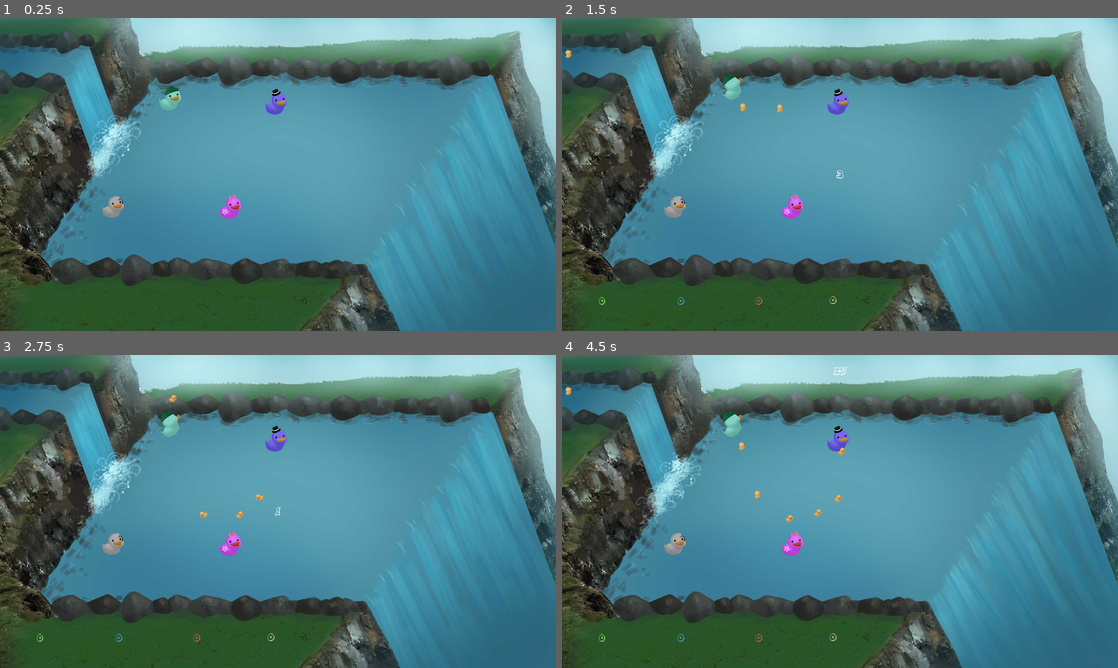
Above: before the commit, frames 1-4 (two rows, left to right).
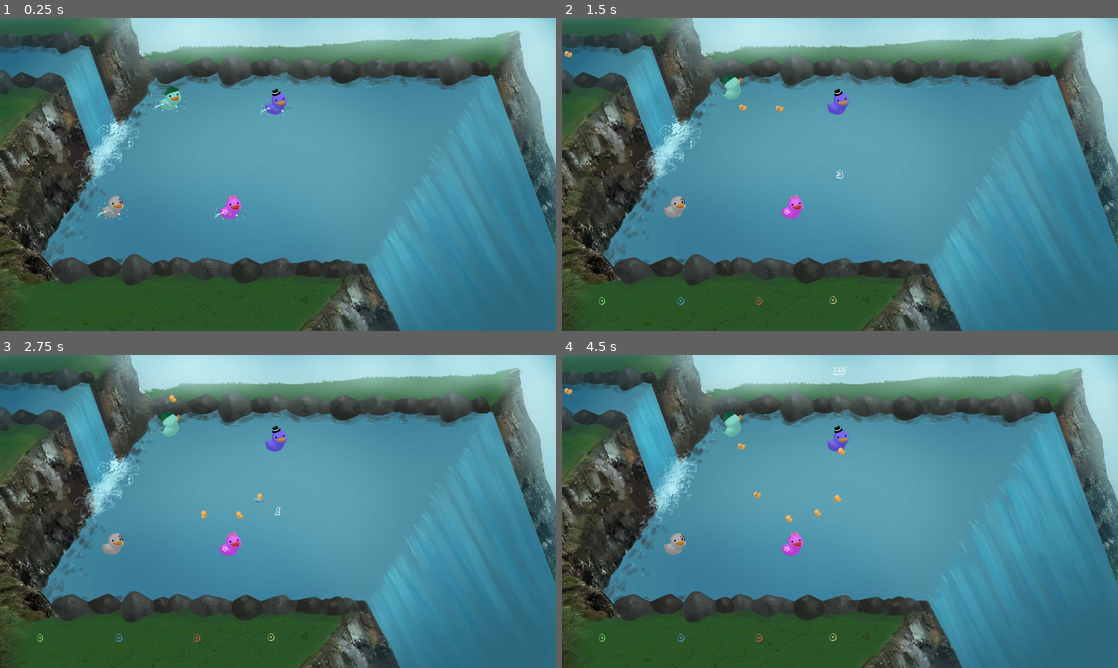
Above: after the commit, the same moments.

Repository: TeamAwesomeTOJam/ducks
Game: Godot game, scene res://Game.tscn
The game is run twice, just before and just after one commit, with the same random seed, the same clock (stepped at 60 frames per second) and the same inputs.
Inputs:
- Up to frame 1 (0.25 s): no input
- Up to frame 2 (1.5 s): tap Enter (p0duck) at 0.5, 0.6, 1.35 s; hold Up (ui_up) 0.53-1.28 s
- Up to frame 3 (2.75 s): hold Up (ui_up) from 2.03 s (still down); tap Enter (p0duck) at 2.1 s
- Up to frame 4 (4.5 s): tap Enter (p0duck) at 2.85, 3.6, 4.35 s; release Up (ui_up) at 3.53 s

The runs differ from the first frame. In frame 1, 1.5% of the frame differs, in the area x 0-92%, y 17-100%; in frame 2, 1.5%; in frame 3, 1.5%; in frame 4, 1.6%, in the area x 0-92%, y 10-100%.

Commit message:
Added splash animation and bottom rocks overlay

Diff:
--- a/Duck.gd
+++ b/Duck.gd
@@ -1,6 +1,6 @@
 extends RigidBody2D
 
-
+export (PackedScene) var Splash
 var state
 var scoring_timer
 var spawn_destination
@@ -128,6 +128,12 @@
     self.set_collision_layer(DEFAULT_COLLISION_LAYER)
     state = STATE.Playing if !is_post_game else STATE.PostGame
 
+    var splash = Splash.instance()
+    splash.position = Vector2()
+    splash.scale = Vector2(0.4, 0.4)
+    splash.z_index = position.y + 1
+    self.add_child(splash)
+
 func set_collision_stuff(mask, layer):
     self.set_collision_mask(mask)
     self.set_collision_layer(layer)
--- a/Duck.tscn
+++ b/Duck.tscn
@@ -1,15 +1,16 @@
-[gd_scene load_steps=8 format=2]
+[gd_scene load_steps=9 format=2]
 
 [ext_resource path="res://Duck.gd" type="Script" id=1]
-[ext_resource path="res://Art/Duck/teamawesome_lilduck_right.png" type="Texture" id=2]
-[ext_resource path="res://Art/Duck/teamawesome_lilduck_up.png" type="Texture" id=3]
-[ext_resource path="res://Art/Duck/teamawesome_lilduck_left.png" type="Texture" id=4]
-[ext_resource path="res://Art/Duck/teamawesome_lilduck_down.png" type="Texture" id=5]
+[ext_resource path="res://Splash.tscn" type="PackedScene" id=2]
+[ext_resource path="res://Art/Duck/teamawesome_lilduck_right.png" type="Texture" id=3]
+[ext_resource path="res://Art/Duck/teamawesome_lilduck_up.png" type="Texture" id=4]
+[ext_resource path="res://Art/Duck/teamawesome_lilduck_left.png" type="Texture" id=5]
+[ext_resource path="res://Art/Duck/teamawesome_lilduck_down.png" type="Texture" id=6]
 
 [sub_resource type="SpriteFrames" id=1]
 
 animations = [ {
-"frames": [ ExtResource( 2 ), ExtResource( 3 ), ExtResource( 4 ), ExtResource( 5 ) ],
+"frames": [ ExtResource( 3 ), ExtResource( 4 ), ExtResource( 5 ), ExtResource( 6 ) ],
 "loop": true,
 "name": "bottom-right",
 "speed": 5.0
@@ -41,13 +42,14 @@
 angular_velocity = 0.0
 angular_damp = -1.0
 script = ExtResource( 1 )
-_sections_unfolded = [ "Collision", "Linear" ]
+_sections_unfolded = [ "Collision", "Linear", "Transform" ]
+Splash = ExtResource( 2 )
 
 [node name="AnimatedSprite" type="AnimatedSprite" parent="." index="0"]
 
 frames = SubResource( 1 )
 animation = "bottom-right"
-frame = 1
+frame = 3
 playing = true
 _sections_unfolded = [ "Transform" ]
 
--- a/Game.tscn
+++ b/Game.tscn
@@ -9,9 +9,11 @@
 [ext_resource path="res://Art/Background/teamawesome_duckpondfall4.jpg" type="Texture" id=7]
 [ext_resource path="res://Art/Background/teamawesome_duckpondfall5.jpg" type="Texture" id=8]
 [ext_resource path="res://Art/Background/teamawesome_duckpondfall6.jpg" type="Texture" id=9]
-[ext_resource path="res://HUD.tscn" type="PackedScene" id=10]
-[ext_resource path="res://Audio/Music/TA_Duck1.ogg" type="AudioStream" id=11]
-[ext_resource path="res://Terrain/Rock.tscn" type="PackedScene" id=12]
+[ext_resource path="res://Splash.tscn" type="PackedScene" id=10]
+[ext_resource path="res://HUD.tscn" type="PackedScene" id=11]
+[ext_resource path="res://Audio/Music/TA_Duck1.ogg" type="AudioStream" id=12]
+[ext_resource path="res://Terrain/Rock.tscn" type="PackedScene" id=13]
+[ext_resource path="res://Art/Background/teamawesome_duckpondfall_rock mask.png" type="Texture" id=14]
 
 [sub_resource type="SpriteFrames" id=1]
 
@@ -47,7 +49,7 @@
 
 frames = SubResource( 1 )
 animation = "loop"
-frame = 3
+frame = 4
 playing = true
 offset = Vector2( 1280, 720 )
 _sections_unfolded = [ "Z Index" ]
@@ -56,23 +58,27 @@
 
 position = Vector2( 782.234, 364.195 )
 _sections_unfolded = [ "Collision", "Linear", "Transform", "Z Index" ]
+Splash = ExtResource( 10 )
 
 [node name="Player1" parent="." index="2" instance=ExtResource( 2 )]
 
 position = Vector2( 518.883, 859.082 )
 PLAYER_NUMBER = 1
+Splash = ExtResource( 10 )
 
 [node name="Player2" parent="." index="3" instance=ExtResource( 2 )]
 
 position = Vector2( 1059.79, 863.864 )
 PLAYER_NUMBER = 2
+Splash = ExtResource( 10 )
 
 [node name="Player3" parent="." index="4" instance=ExtResource( 2 )]
 
 position = Vector2( 1270.39, 383.995 )
 PLAYER_NUMBER = 3
-
-[node name="HUD" parent="." index="5" instance=ExtResource( 10 )]
+Splash = ExtResource( 10 )
+
+[node name="HUD" parent="." index="5" instance=ExtResource( 11 )]
 
 [node name="ScoringArea" type="Area2D" parent="." index="6"]
 
@@ -141,108 +147,116 @@
 
 editor/display_folded = true
 
-[node name="Rock" parent="Rocks" index="0" instance=ExtResource( 12 )]
+[node name="Rock" parent="Rocks" index="0" instance=ExtResource( 13 )]
 
 position = Vector2( 126.448, 1160.87 )
 
-[node name="Rock2" parent="Rocks" index="1" instance=ExtResource( 12 )]
+[node name="Rock2" parent="Rocks" index="1" instance=ExtResource( 13 )]
 
 position = Vector2( 313.064, 1206.3 )
 
-[node name="Rock3" parent="Rocks" index="2" instance=ExtResource( 12 )]
+[node name="Rock3" parent="Rocks" index="2" instance=ExtResource( 13 )]
 
 position = Vector2( 488.631, 1207.53 )
 
-[node name="Rock4" parent="Rocks" index="3" instance=ExtResource( 12 )]
+[node name="Rock4" parent="Rocks" index="3" instance=ExtResource( 13 )]
 
 position = Vector2( 616.316, 1195.25 )
 
-[node name="Rock5" parent="Rocks" index="4" instance=ExtResource( 12 )]
+[node name="Rock5" parent="Rocks" index="4" instance=ExtResource( 13 )]
 
 position = Vector2( 740.318, 1216.12 )
 
-[node name="Rock6" parent="Rocks" index="5" instance=ExtResource( 12 )]
+[node name="Rock6" parent="Rocks" index="5" instance=ExtResource( 13 )]
 
 position = Vector2( 821.348, 1206.3 )
 
-[node name="Rock7" parent="Rocks" index="6" instance=ExtResource( 12 )]
+[node name="Rock7" parent="Rocks" index="6" instance=ExtResource( 13 )]
 
 position = Vector2( 950.261, 1209.98 )
 
-[node name="Rock8" parent="Rocks" index="7" instance=ExtResource( 12 )]
+[node name="Rock8" parent="Rocks" index="7" instance=ExtResource( 13 )]
 
 position = Vector2( 1134.42, 1212.44 )
 
-[node name="Rock9" parent="Rocks" index="8" instance=ExtResource( 12 )]
+[node name="Rock9" parent="Rocks" index="8" instance=ExtResource( 13 )]
 
 position = Vector2( 1011.65, 1223.49 )
 
-[node name="Rock10" parent="Rocks" index="9" instance=ExtResource( 12 )]
+[node name="Rock10" parent="Rocks" index="9" instance=ExtResource( 13 )]
 
 position = Vector2( 1285.43, 1212.44 )
 
-[node name="Rock11" parent="Rocks" index="10" instance=ExtResource( 12 )]
+[node name="Rock11" parent="Rocks" index="10" instance=ExtResource( 13 )]
 
 position = Vector2( 1433.99, 1214.9 )
 
-[node name="Rock12" parent="Rocks" index="11" instance=ExtResource( 12 )]
+[node name="Rock12" parent="Rocks" index="11" instance=ExtResource( 13 )]
 
 position = Vector2( 1553.08, 1213.67 )
 
-[node name="Rock13" parent="Rocks" index="12" instance=ExtResource( 12 )]
+[node name="Rock13" parent="Rocks" index="12" instance=ExtResource( 13 )]
 
 position = Vector2( 760.836, 197.599 )
 
-[node name="Rock14" parent="Rocks" index="13" instance=ExtResource( 12 )]
+[node name="Rock14" parent="Rocks" index="13" instance=ExtResource( 13 )]
 
 position = Vector2( 925.934, 169.898 )
 
-[node name="Rock15" parent="Rocks" index="14" instance=ExtResource( 12 )]
+[node name="Rock15" parent="Rocks" index="14" instance=ExtResource( 13 )]
 
 position = Vector2( 1071.09, 197.599 )
 
-[node name="Rock16" parent="Rocks" index="15" instance=ExtResource( 12 )]
+[node name="Rock16" parent="Rocks" index="15" instance=ExtResource( 13 )]
 
 position = Vector2( 1204.05, 169.898 )
 
-[node name="Rock17" parent="Rocks" index="16" instance=ExtResource( 12 )]
+[node name="Rock17" parent="Rocks" index="16" instance=ExtResource( 13 )]
 
 position = Vector2( 1392.42, 180.979 )
 
-[node name="Rock18" parent="Rocks" index="17" instance=ExtResource( 12 )]
+[node name="Rock18" parent="Rocks" index="17" instance=ExtResource( 13 )]
 
 position = Vector2( 1263.88, 161.034 )
 
-[node name="Rock19" parent="Rocks" index="18" instance=ExtResource( 12 )]
+[node name="Rock19" parent="Rocks" index="18" instance=ExtResource( 13 )]
 
 position = Vector2( 1487.71, 173.222 )
 
-[node name="Rock20" parent="Rocks" index="19" instance=ExtResource( 12 )]
+[node name="Rock20" parent="Rocks" index="19" instance=ExtResource( 13 )]
 
 position = Vector2( 1580.78, 194.275 )
 
-[node name="Rock21" parent="Rocks" index="20" instance=ExtResource( 12 )]
+[node name="Rock21" parent="Rocks" index="20" instance=ExtResource( 13 )]
 
 position = Vector2( 1682.72, 169.898 )
 
-[node name="Rock22" parent="Rocks" index="21" instance=ExtResource( 12 )]
+[node name="Rock22" parent="Rocks" index="21" instance=ExtResource( 13 )]
 
 position = Vector2( 1749.2, 177.654 )
 
-[node name="Rock23" parent="Rocks" index="22" instance=ExtResource( 12 )]
+[node name="Rock23" parent="Rocks" index="22" instance=ExtResource( 13 )]
 
 position = Vector2( 1887.71, 169.898 )
 
-[node name="Rock24" parent="Rocks" index="23" instance=ExtResource( 12 )]
+[node name="Rock24" parent="Rocks" index="23" instance=ExtResource( 13 )]
 
 position = Vector2( 1987.43, 178.763 )
 
-[node name="Rock25" parent="Rocks" index="24" instance=ExtResource( 12 )]
+[node name="Rock25" parent="Rocks" index="24" instance=ExtResource( 13 )]
 
 position = Vector2( 2078.29, 205.355 )
 
-[node name="Rock26" parent="Rocks" index="25" instance=ExtResource( 12 )]
+[node name="Rock26" parent="Rocks" index="25" instance=ExtResource( 13 )]
 
 position = Vector2( 2210.15, 168.79 )
 
+[node name="teamawesome_duckpondfall_rock mask" type="Sprite" parent="." index="11"]
+
+position = Vector2( 1282.36, 717.512 )
+z_index = 4096
+z_as_relative = false
+texture = ExtResource( 14 )
+_sections_unfolded = [ "Z Index" ]
+
 [connection signal="body_entered" from="ScoringArea" to="." method="_on_ScoringArea_body_entered"]
--- a/Player.gd
+++ b/Player.gd
@@ -7,6 +7,7 @@
 export (PackedScene) var Duck
 export (float) var BOOST_WAIT_TIME = 3
 export (float) var BOOST_TIME = 0.2
+export (PackedScene) var Splash
 
 var collecting
 
@@ -206,6 +207,11 @@
     self.boosting = false
     state = STATE.Playing if !is_post_game else STATE.PostGame
 
+    var splash = Splash.instance()
+    splash.position = Vector2()
+    splash.z_index = position.y + 1
+    self.add_child(splash)
+
 func respawn():
     if is_post_game:
         return
--- /dev/null
+++ b/Splash.gd
@@ -0,0 +1,8 @@
+extends AnimatedSprite
+
+
+func _ready():
+    self.frame = 0
+
+func _on_Splash_animation_finished():
+    self.queue_free()
--- /dev/null
+++ b/Splash.tscn
@@ -0,0 +1,27 @@
+[gd_scene load_steps=7 format=2]
+
+[ext_resource path="res://Art/Splash/teamawesome_ducksplash1.png" type="Texture" id=1]
+[ext_resource path="res://Art/Splash/teamawesome_ducksplash2.png" type="Texture" id=2]
+[ext_resource path="res://Art/Splash/teamawesome_ducksplash3.png" type="Texture" id=3]
+[ext_resource path="res://Art/Splash/teamawesome_ducksplash4.png" type="Texture" id=4]
+[ext_resource path="res://Splash.gd" type="Script" id=5]
+
+[sub_resource type="SpriteFrames" id=1]
+
+animations = [ {
+"frames": [ ExtResource( 1 ), ExtResource( 2 ), ExtResource( 3 ), ExtResource( 4 ) ],
+"loop": false,
+"name": "default",
+"speed": 12.0
+} ]
+
+[node name="Splash" type="AnimatedSprite"]
+
+rotation = -0.000215781
+frames = SubResource( 1 )
+animation = "default"
+frame = 3
+playing = true
+script = ExtResource( 5 )
+
+[connection signal="animation_finished" from="." to="." method="_on_Splash_animation_finished"]
Binary file added: Art/Background/teamawesome_duckpondfall_rock mask.png
Not shown, added: Art/Background/teamawesome_duckpondfall_rock mask.png.import
Binary file added: Art/Splash/teamawesome_ducksplash1.png
Not shown, added: Art/Splash/teamawesome_ducksplash1.png.import
Binary file added: Art/Splash/teamawesome_ducksplash2.png
Not shown, added: Art/Splash/teamawesome_ducksplash2.png.import
Binary file added: Art/Splash/teamawesome_ducksplash3.png
Not shown, added: Art/Splash/teamawesome_ducksplash3.png.import
Binary file added: Art/Splash/teamawesome_ducksplash4.png
Not shown, added: Art/Splash/teamawesome_ducksplash4.png.import
Not shown: 2 places in Game.tscn that only renumber resources
